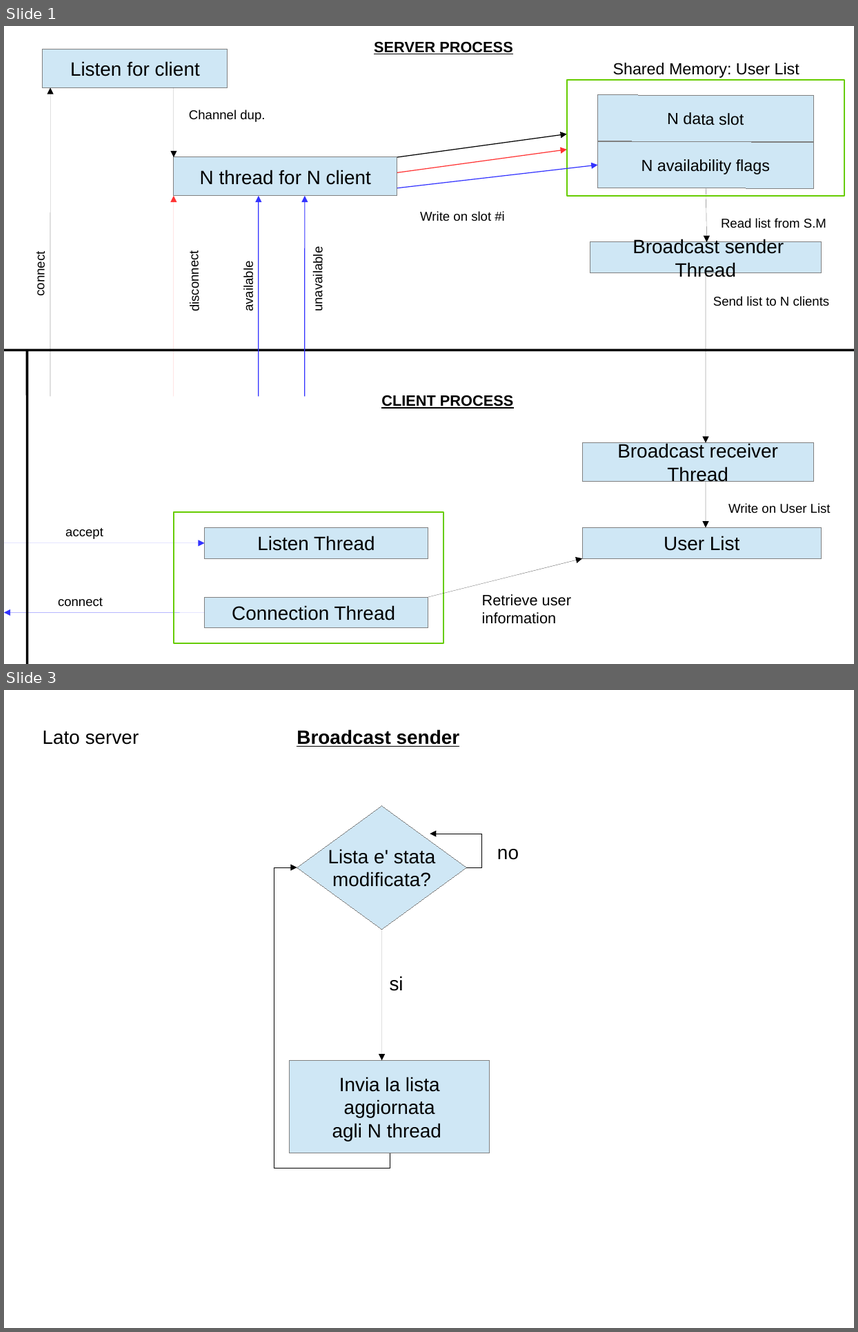
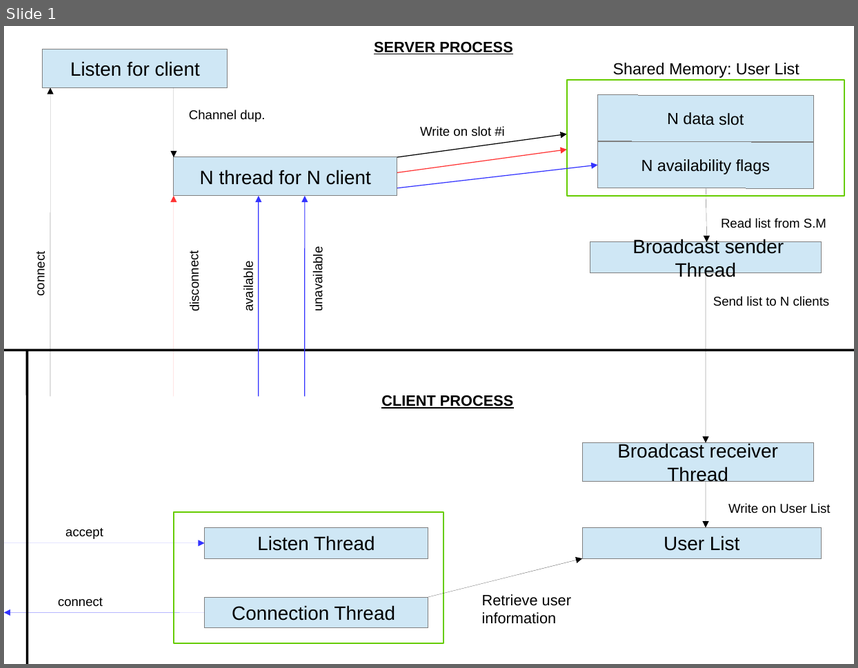
Before and after one commit to polyc/talk-service, a slide deck: SO_projectDiagram.odp. Shown one above the other, each under a label of ours: slides 1 and 3 before the commit, slide 1 after it; the slides between them are not shown. The pictures are 858x1332 and 858x668 pixels, drawn with LibreOffice and Linux fonts; fonts in the diff are those of the drawing. Boxes give left, top, right and bottom in pixels: in the first picture for what was removed or moved away, otherwise in the second. Text is boxed around its words. In the diff, an @@ line names an element or a change of style, - is before the commit and + after.

```diff
--- a/SO_projectDiagram.odp
+++ b/SO_projectDiagram.odp
@@ slide 3 removed at <box>4,690,854,1328</box>, background #FFFFFF @@
@@ text removed at <box>43,730,139,745</box> @@
-Lato server
@@ text removed at <box>297,729,460,747</box> @@
-Broadcast sender
@@ diamond removed at <box>297,806,467,929</box> @@
-Lista e' stata
-modificata?
@@ elbow arrow removed from (467, 867) to (430, 834) @@
@@ text removed at <box>497,849,519,860</box> @@
-no
@@ elbow arrow removed from (390, 1153) to (297, 867) @@
@@ arrow removed from (382, 929) to (382, 1061) @@
@@ text removed at <box>390,976,404,991</box> @@
-si
@@ rectangle removed at <box>290,1061,490,1153</box> @@
-Invia la lista aggiornata
-agli N thread
@@ slide 1 changed as well @@
@@ text "Write on slot #i": place and size @@
-text "Write on slot #i" at <box>420,211,504,221</box>
+text "Write on slot #i" at <box>420,126,504,136</box>
```
Also in this commit, not shown: 2 other slides changed, 2 slides added, 1 other slide removed.
